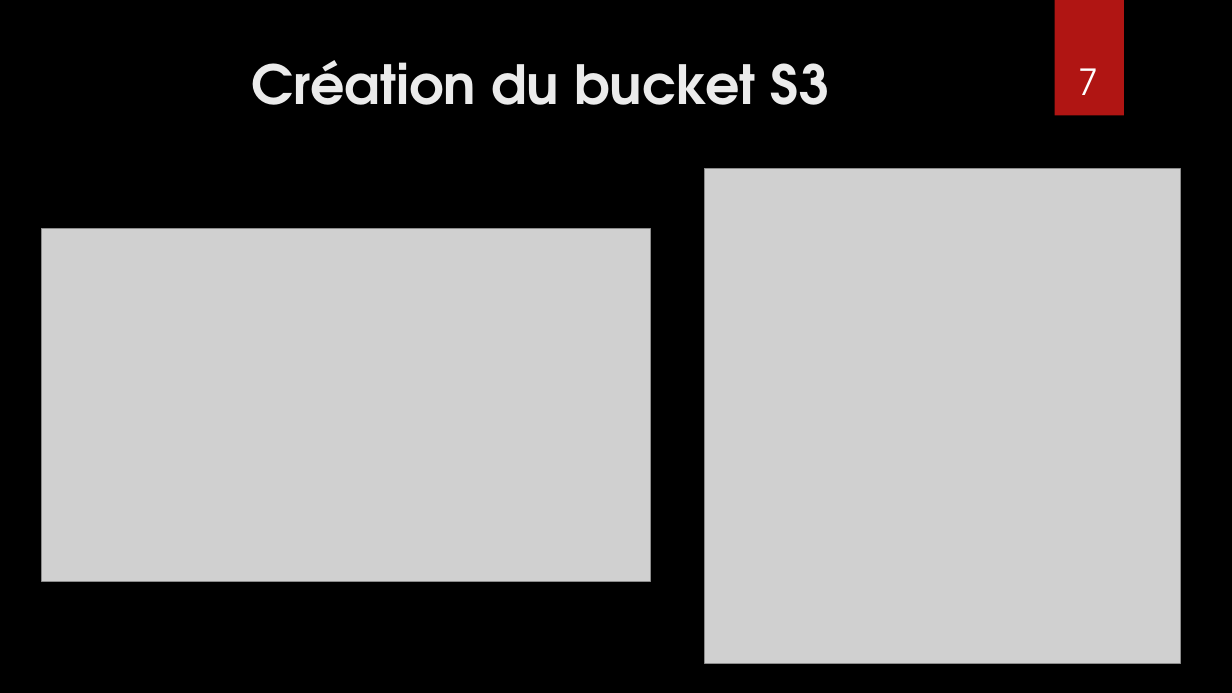
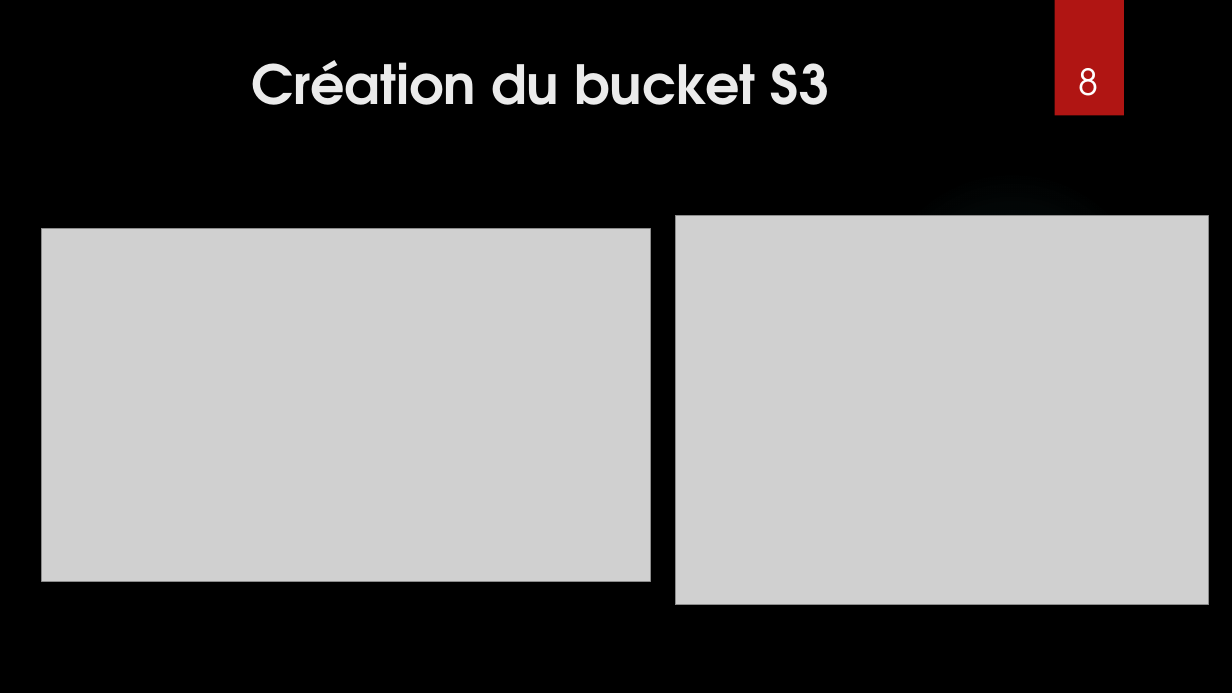
Before and after one commit to natane07/aws-project-esgi-2021, a slide deck: slide 8 of AWS.pptx (slide 7 before the commit). Drawn at 1232x693 pixels with LibreOffice and Linux fonts; fonts in the diff are those of the drawing; grey boxes stand for pictures; background and template pictures are left out. Boxes give left, top, right and bottom in pixels: in the first picture for what was removed or moved away, otherwise in the second. Text is boxed around its words. In the diff, an @@ line names an element or a change of style, - is before the commit and + after.

```diff
--- a/AWS.pptx
+++ b/AWS.pptx
@@ page number at (1078,68,1098,96): text changed @@
-7
+8
@@ picture: place and size @@
-picture at (704,168,1180,663)
+picture at (676,216,1209,605)
```
Also in this commit, not shown: 1 other slide changed, 1 slide added.
